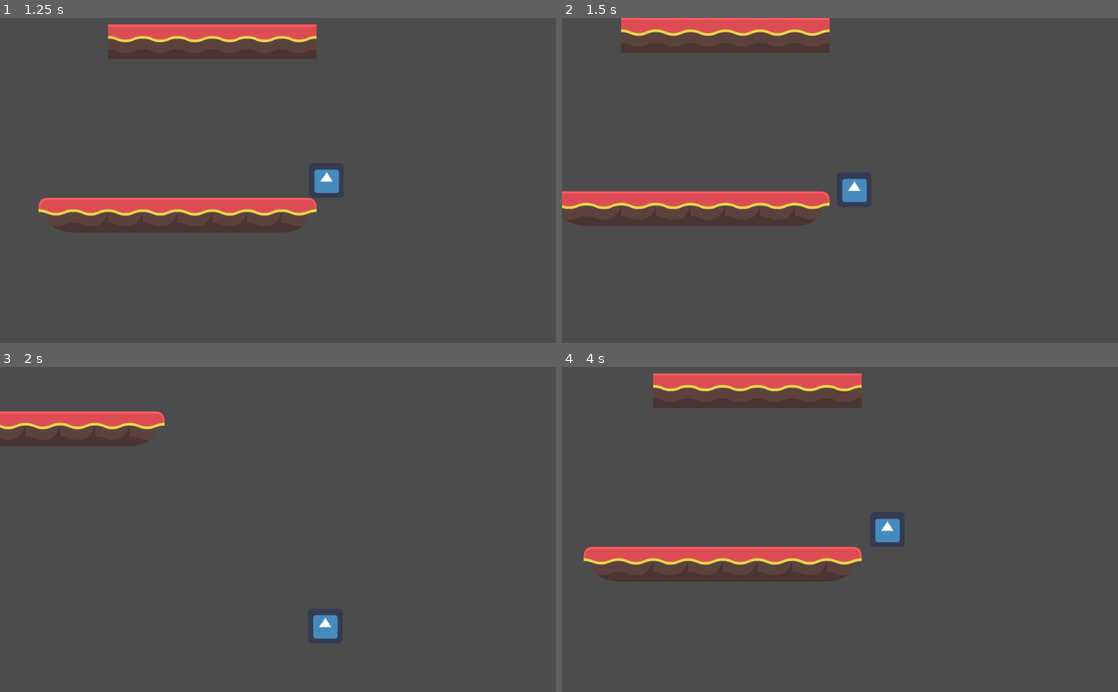
Above: before the commit, frames 1-4 (two rows, left to right).
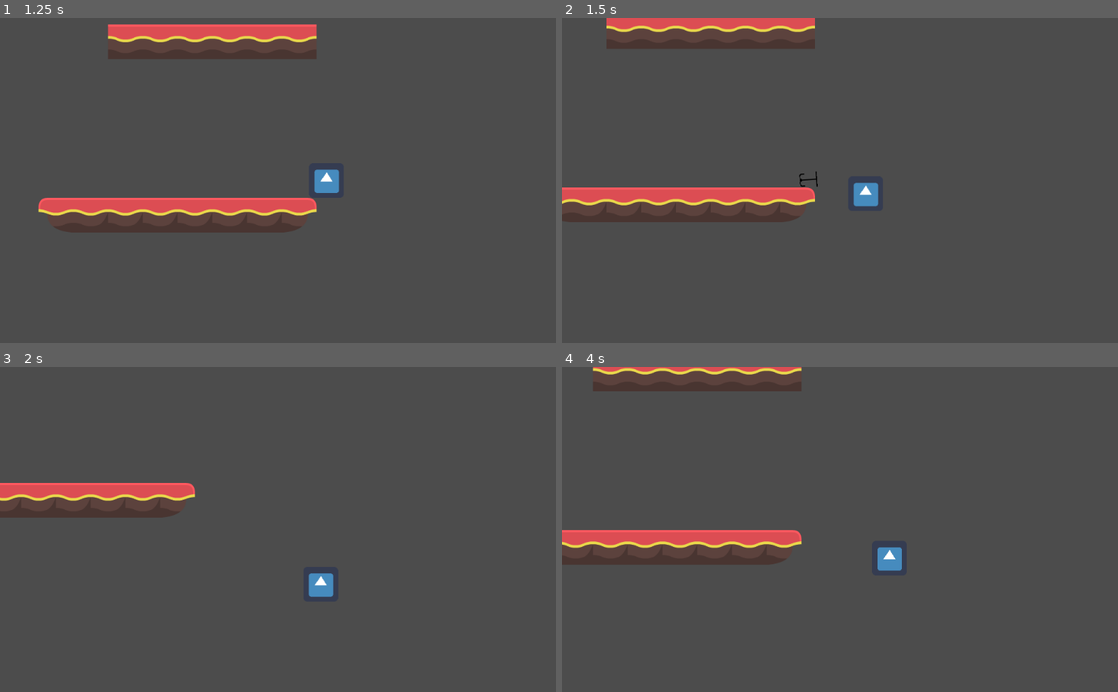
Above: after the commit, the same moments.

Repository: Lukas-VanDyke/Platformer-Prototype
Game: Godot game, scene res://Scenes/Room.tscn
Same seed, same stepped clock (60 frames per second), same inputs: the game is played once before the commit and once after it. The engine's default icon, where the game draws it, is replaced by a stand-in: a white triangle on a blue panel in a dark square.
Inputs (mouse positions are in pixels of both pictures, inside the frame that each line leads up to):
- Up to frame 1 (1.25 s): move the mouse to (400, 164) at 0.52 s; hold D (right) from 0.53 s (still down); click (400, 164) at 0.6 s
- Up to frame 2 (1.5 s): keep holding D (right); move the mouse to (728, 196) at 1.27 s; click (728, 196) at 1.35 s
- Up to frame 3 (2 s): keep holding D (right)
- Up to frame 4 (4 s): move the mouse to (895, 458) at 2.02 s; release D (right) at 2.03 s; hold A (left) 2.03-2.78 s; tap Space (space) at 2.1 s; click (895, 458) at 2.3 s; move the mouse to (812, 594) at 2.77 s; hold D (right) from 2.78 s (still down); click (812, 594) at 2.85 s; move the mouse to (1006, 578) at 3.52 s; click (1006, 578) at 3.6 s

Frame 1 is identical in both runs. In frame 2, 4.6% of the frame differs, in the area x 0-57%, y 0-64%; in frame 3, 5.4%; in frame 4, 10%, in the area x 0-62%, y 0-67%.

Commit message:
Removed collision with grapple hook; reduced grapple hook speed

Diff:
--- a/src/Player/Player.tscn
+++ b/src/Player/Player.tscn
@@ -7,7 +7,7 @@
 extents = Vector2( 31.6896, 31.721 )
 
 [node name="Player" type="KinematicBody2D"]
-collision_mask = 126
+collision_mask = 118
 script = ExtResource( 1 )
 
 [node name="Player Sprite" type="Sprite" parent="."]
--- a/src/Scenes/Gadgets/GrapplingHook.tscn
+++ b/src/Scenes/Gadgets/GrapplingHook.tscn
@@ -8,7 +8,7 @@
 
 [node name="GrapplingHook" type="KinematicBody2D"]
 collision_layer = 8
-collision_mask = 103
+collision_mask = 102
 script = ExtResource( 1 )
 
 [node name="Sprite" type="Sprite" parent="."]
--- a/src/Scripts/GrapplingHook.gd
+++ b/src/Scripts/GrapplingHook.gd
@@ -2,7 +2,7 @@
 
 var velocity = Vector2()
 var targetPosition
-var speed = 500
+var speed = 20
 
 var hit = false
 
@@ -13,7 +13,6 @@
 		return
 
 	velocity = (targetPosition - global_position).normalized() * speed
-	print(position)
 	var collisionInfo = move_and_collide(velocity)
 	if collisionInfo:
 		velocity = Vector2(0, 0)
--- a/src/Scripts/PlayerController.gd
+++ b/src/Scripts/PlayerController.gd
@@ -20,8 +20,8 @@
 var hook
 
 func _physics_process(delta):
-	if waiting:
-		return
+	#if waiting:
+		#return
 
 	if grappling:
 		if (previousPosition - position).length() < 3:
@@ -66,7 +66,8 @@
 func SendGrapple(targetPosition):
 	hook = grapplingHook.instance()
 	get_parent().add_child(hook)
-	hook.set_global_position(global_position + ((targetPosition - global_position).normalized() * 64))
+	print(global_position)
+	hook.set_global_position(global_position)
 	hook.SetVelocity(targetPosition)
 	hook.connect("grapple_hit", self, "StartGrapple")
 
